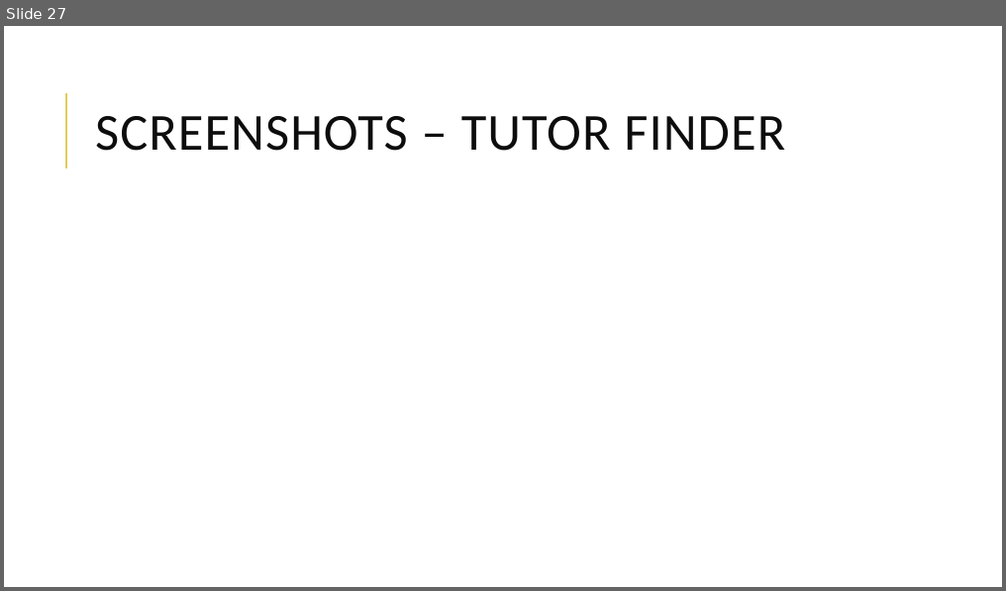
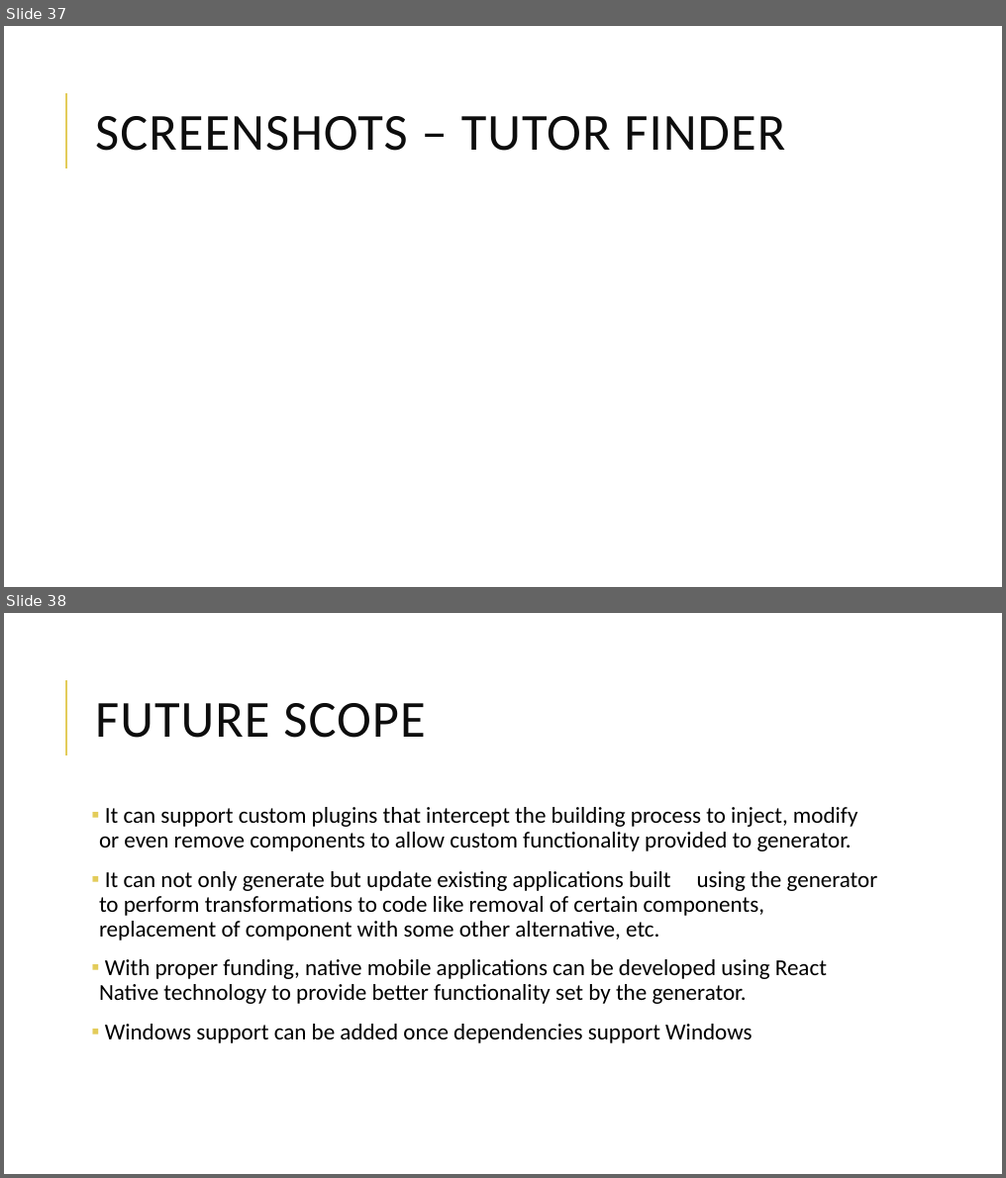
Before and after one commit to bogas04/MVP-Generator, a slide deck: docs/Final/Presentation.pptx. Shown one above the other, each under a label of ours: slide 27 before the commit, slides 37 and 38 after it. The pictures are 1006x591 and 1006x1178 pixels, drawn with LibreOffice and Linux fonts; fonts in the diff are those of the drawing. Boxes give left, top, right and bottom in pixels: in the first picture for what was removed or moved away, otherwise in the second. Text is boxed around its words. In the diff, an @@ line names an element or a change of style, - is before the commit and + after.

```diff
--- a/docs/Final/Presentation.pptx
+++ b/docs/Final/Presentation.pptx
@@ slide 38 added at box(4, 613, 1002, 1174), background #FFFFFF; not listed: 1 template element that a slide beside it also shows @@
@@ title added at box(95, 703, 425, 738), 50 pt, text #0D0D0D @@
+FUTURE SCOPE
@@ text added at box(99, 807, 878, 1044), 22 pt, text #000000 @@
+▪ It can support custom plugins that intercept the building process to inject, modify or even remove components to allow custom functionality provided to generator.
+▪ It can not only generate but update existing applications built using the generator to perform transformations to code like removal of certain components, replacement of component with some other alternative, etc.
+▪ With proper funding, native mobile applications can be developed using React Native technology to provide better functionality set by the generator.
+▪ Windows support can be added once dependencies support Windows
@@ what was slide 27 is now slide 37 @@
```
Also in this commit, not shown: 12 slides changed, 19 other slides added, 11 slides removed.
